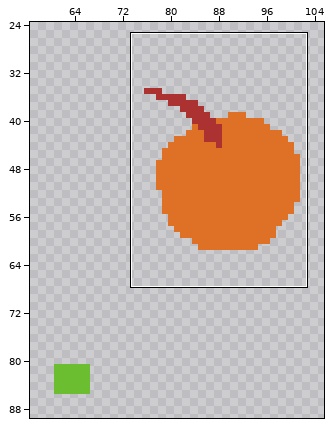
One commit to this pixel-art file: examples/spinner.aseprite. Above: a wide view before the commit, with the close-up outlined.
Close-up. Earlier state:
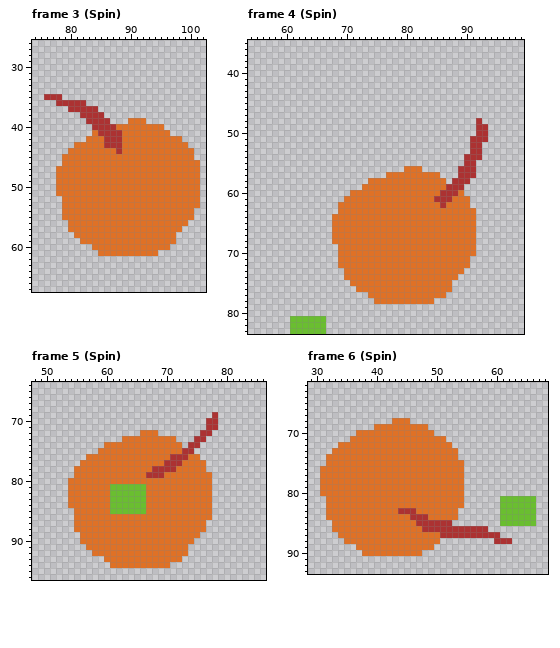
128x128 pixels, 9 frames. Shown: frame 3 (Spin): x 74..102, y 26..67; frame 4 (Spin): x 54..99, y 35..83; frame 5 (Spin): x 48..86, y 64..96; frame 6 (Spin): x 29..68, y 62..93. The wide view leaves out empty margins. The commit also changed other frames or places, which this record leaves out.
Now the later version:
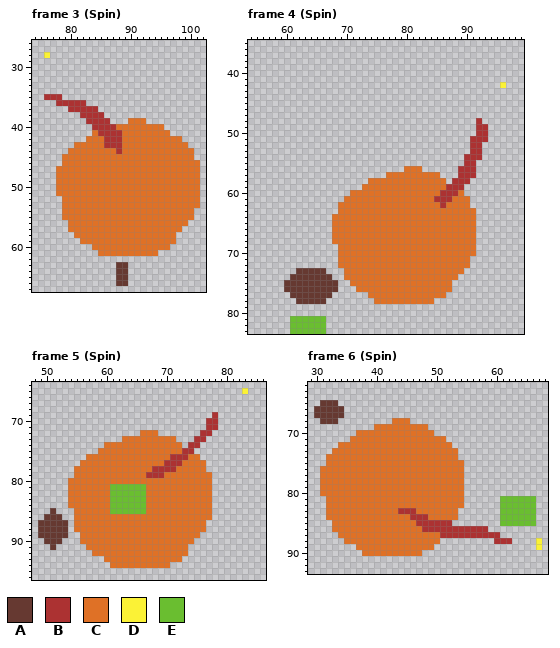
Palette (. is transparent): A #663931  B #ac3232  C #df7126  D #fbf236  E #6abe30
Log entry: add @rect and @trans
Change:
layer "@rect('ggi')" added
layer "@trans('bugs')" added
--- frame 3 (Spin), layers "@trans('bugs')", "@rect('ggi')"
@@ x 74..78 @@
 27 .....
-28 .....
+28 ..D..
 29 .....
@@ x 86..91 @@
 62 ......
-63 ......
-64 ......
-65 ......
-66 ......
+63 ..AA..
+64 ..AA..
+65 ..AA..
+66 ..AA..
 67 ......
--- frame 4 (Spin), layers "@trans('bugs')", "@rect('ggi')"
@@ x 94..98 @@
 41 .....
-42 .....
+42 ..D..
 43 .....
@@ x 58..70 @@
 72 ...........CC
-73 ............C
-74 ............C
-75 .............
-76 .............
-77 .............
-78 .............
+73 ....AAAAA...C
+74 ...AAAAAAA..C
+75 ..AAAAAAAAA..
+76 ..AAAAAAAAA..
+77 ...AAAAAAA...
+78 ....AAAAA....
 79 .............
--- frame 5 (Spin), layers "@trans('bugs')", "@rect('ggi')"
@@ x 81..85 @@
 64 .....
-65 .....
+65 ..D..
 66 .....
@@ x 48..55 @@
 84 ......CC
-85 .......C
-86 .......C
-87 .......C
-88 .......C
-89 ........
-90 ........
-91 ........
+85 ...A...C
+86 ..AAA..C
+87 .AAAAA.C
+88 .AAAAA.C
+89 .AAAAA..
+90 ..AAA...
+91 ...A....
 92 ........
--- frame 6 (Spin), layers "@trans('bugs')", "@rect('ggi')"
@@ x 29..36 @@
 64 ........
-65 ........
-66 ........
-67 ........
-68 ........
+65 ..AAA...
+66 .AAAAA..
+67 .AAAAA..
+68 ..AAA...
 69 ........
@@ x 65..68 @@
 87 ....
-88 ....
-89 ....
+88 ..D.
+89 ..D.
 90 ....
Where, in picture pixels (left, top, right, bottom), the same in both close-ups:
added: (44, 52, 50, 58)
added: (116, 262, 128, 286)
added: (500, 82, 506, 88)
added: (284, 268, 338, 304)
added: (242, 388, 248, 394)
added: (38, 508, 68, 550)
added: (314, 400, 344, 424)
added: (536, 538, 542, 550)
